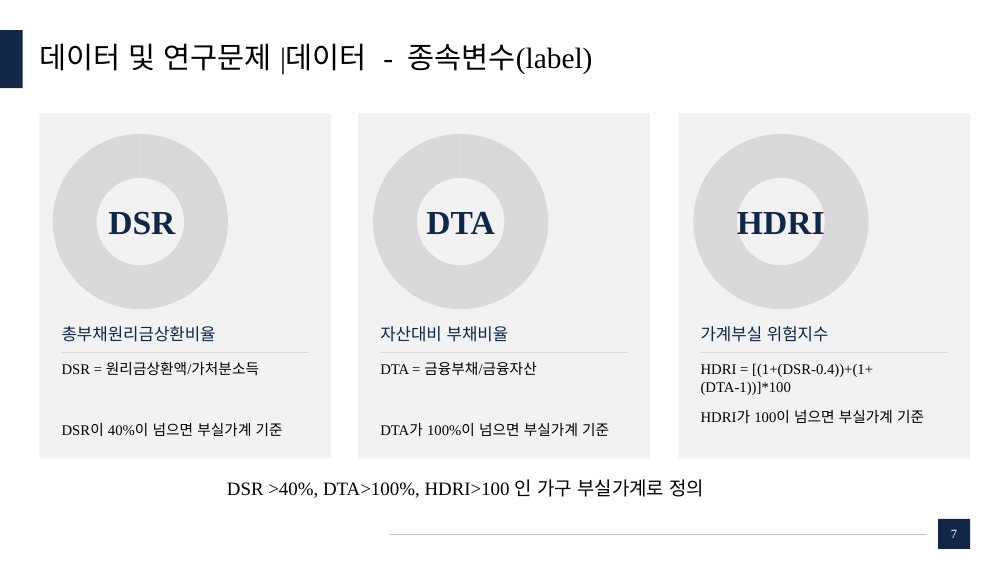
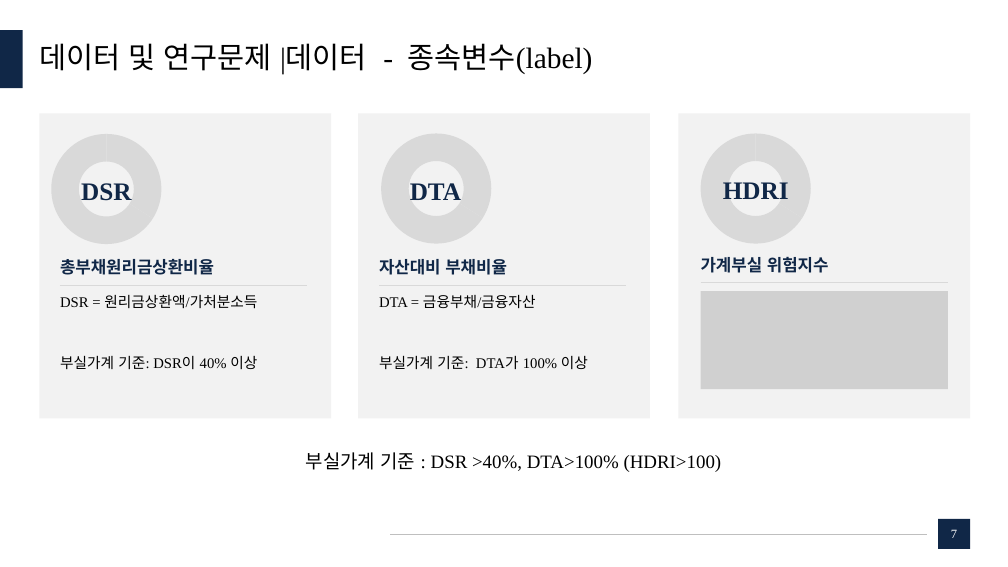
Before and after one commit to dudungE/Competition, a slide deck: slide 7 of ppt/부실가계분류모델에 관한 연구.pptx. Drawn at 1008x567 pixels with LibreOffice and Linux fonts; fonts in the diff are those of the drawing; grey boxes stand for pictures. Boxes give left, top, right and bottom in pixels: in the first picture for what was removed or moved away, otherwise in the second. Text is boxed around its words. In the diff, an @@ line names an element or a change of style, - is before the commit and + after.

```diff
--- a/ppt/부실가계분류모델에 관한 연구.pptx
+++ b/ppt/부실가계분류모델에 관한 연구.pptx
@@ rectangle: place and size @@
-rectangle at (39, 113, 331, 458)
+rectangle at (39, 113, 331, 419)
@@ rectangle: place and size @@
-rectangle at (358, 113, 650, 458)
+rectangle at (358, 113, 650, 419)
@@ rectangle: place and size @@
-rectangle at (678, 113, 970, 458)
+rectangle at (678, 113, 970, 419)
@@ doughnut chart: place and size @@
-doughnut chart at (38, 123, 243, 319)
+doughnut chart at (38, 123, 175, 254)
@@ doughnut chart at (368, 123, 504, 254) @@
@@ Series 1, 1: 45 to 34 @@
@@ Series 1, 2: 55 to 66 @@
@@ doughnut chart: place and size @@
-doughnut chart at (358, 123, 563, 319)
+doughnut chart at (368, 123, 504, 254)
@@ doughnut chart at (687, 123, 824, 254) @@
@@ Series 1, 1: 68 to 34 @@
@@ Series 1, 2: 32 to 66 @@
@@ doughnut chart: place and size @@
-doughnut chart at (678, 123, 883, 319)
+doughnut chart at (687, 123, 824, 254)
@@ text "DSR": place and size @@
-text "DSR" at (108, 211, 175, 235)
+text "DSR" at (81, 183, 131, 201)
@@ text "DTA": place and size @@
-text "DTA" at (426, 211, 494, 234)
+text "DTA" at (410, 183, 461, 200)
@@ size 32 to 24 pt in 3 elements at (81, 183, 131, 201), (410, 183, 461, 200), (723, 182, 789, 199) @@
@@ text "HDRI": place and size @@
-text "HDRI" at (737, 212, 825, 234)
+text "HDRI" at (723, 182, 789, 199)
@@ bold on in 3 elements at (60, 259, 214, 275), (379, 259, 507, 275), (701, 257, 829, 273) @@
@@ 2 texts, 2 lines: place and size @@
-2 texts, 2 lines at (61, 326, 628, 352)
+2 texts, 2 lines at (60, 259, 627, 285)
@@ 3 texts, 1 line: place and size @@
-3 texts, 1 line at (62, 326, 948, 436)
+3 texts, 1 line at (60, 257, 948, 369)
@@ picture added at (701, 291, 948, 389) @@
@@ text at (60, 356, 257, 369): text changed @@
-DSR이 40%이 넘으면 부실가계 기준
+부실가계 기준: DSR이 40% 이상
@@ text at (379, 356, 588, 369): text changed @@
-DTA가 100%이 넘으면 부실가계 기준
+부실가계 기준: DTA가 100% 이상
@@ text removed at (701, 363, 924, 423) @@
-HDRI = [(1+(DSR-0.4))+(1+(DTA-1))]*100
-HDRI가 100이 넘으면 부실가계 기준
@@ text at (306, 452, 722, 472): text changed @@
-DSR >40%, DTA>100%, HDRI>100 인 가구 부실가계로 정의
+부실가계 기준 : DSR >40%, DTA>100% (HDRI>100)
```
Also in this commit, not shown: 19 other slides changed, 7 slides added, 2 slides removed, 2 other files.
